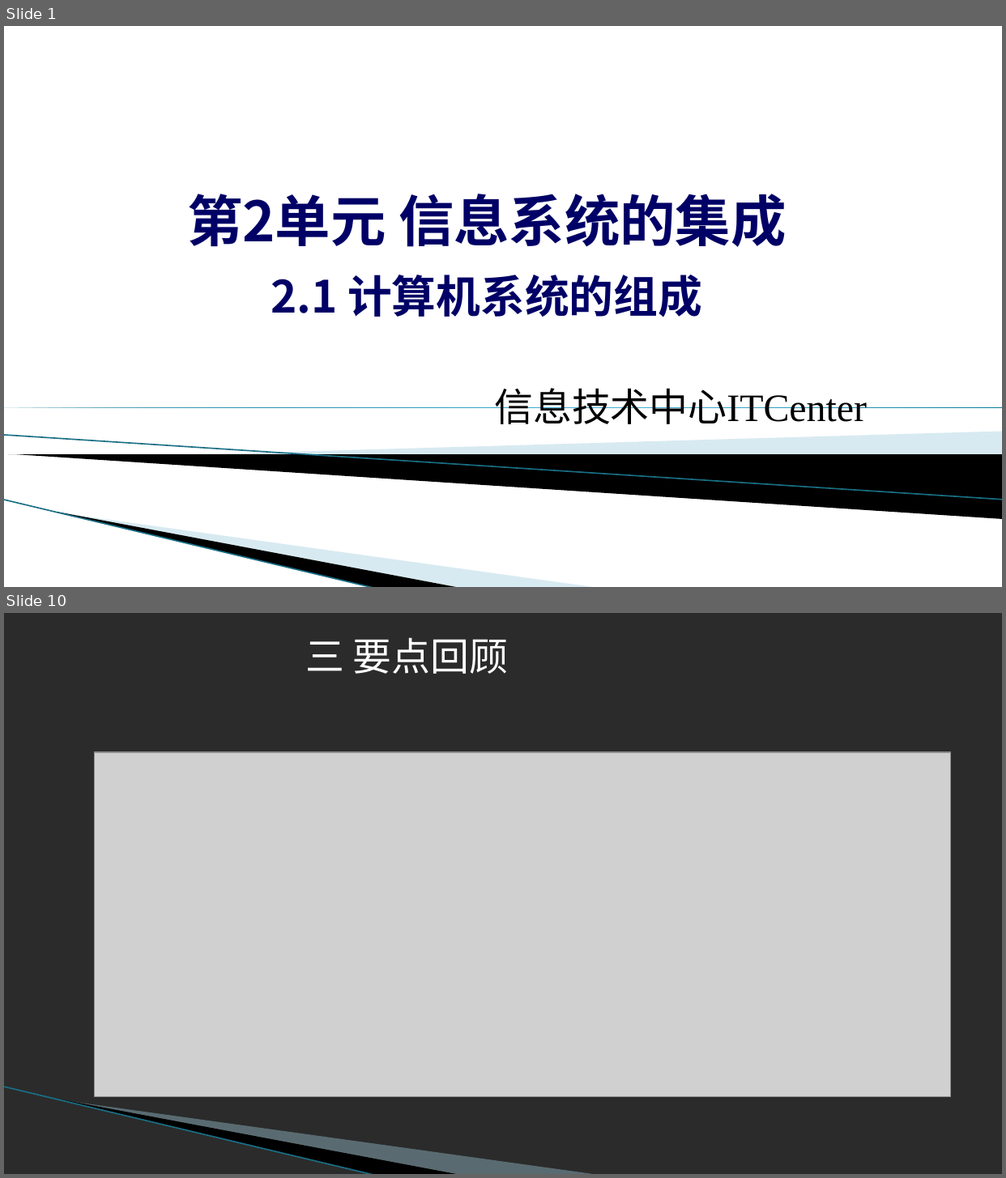
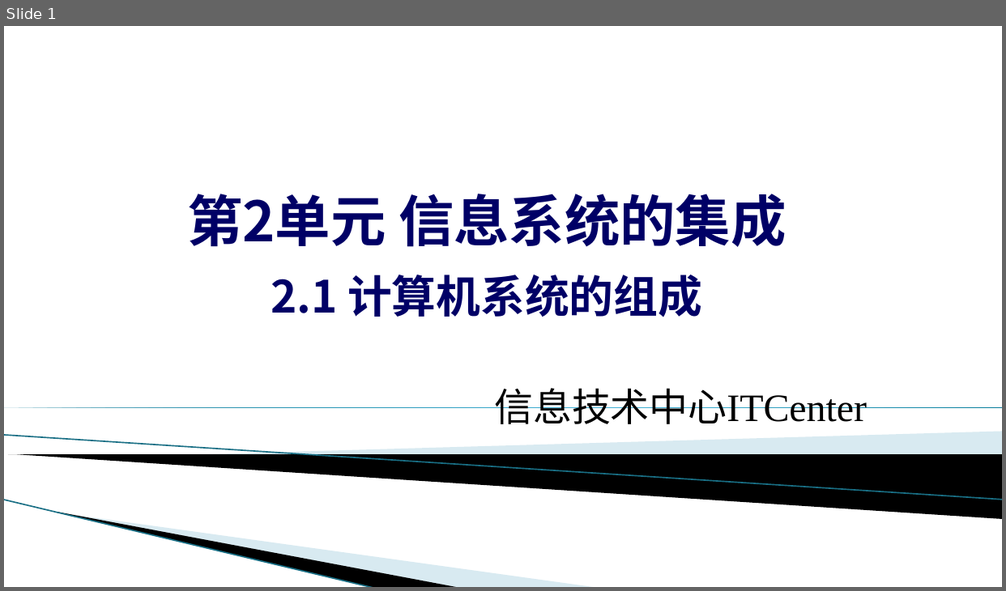
Before and after one commit to hongm32/2020design, a slide deck: 【第26课】计算机系统的组成/【第26课】计算机系统的组成.pptx. Shown one above the other, each under a label of ours: slides 1 and 10 before the commit, slide 1 after it; the slides between them are not shown. The pictures are 1006x1178 and 1006x591 pixels, drawn with LibreOffice and Linux fonts; fonts in the diff are those of the drawing; grey boxes stand for pictures; background and template pictures are left out; a plain dark background stands for a picture behind light text. Boxes give left, top, right and bottom in pixels: in the first picture for what was removed or moved away, otherwise in the second. Text is boxed around its words. In the diff, an @@ line names an element or a change of style, - is before the commit and + after.

```diff
--- a/【第26课】计算机系统的组成/【第26课】计算机系统的组成.pptx
+++ b/【第26课】计算机系统的组成/【第26课】计算机系统的组成.pptx
@@ slide 10 removed at [4,613,1002,1174], background picture (left out); not listed: 3 template elements that a slide beside it also shows @@
@@ text removed at [305,637,508,674] @@
-三 要点回顾
@@ picture removed at [94,752,950,1097] @@
```
Also in this commit, not shown: 8 slides changed, 1 slide added, 1 other file.
